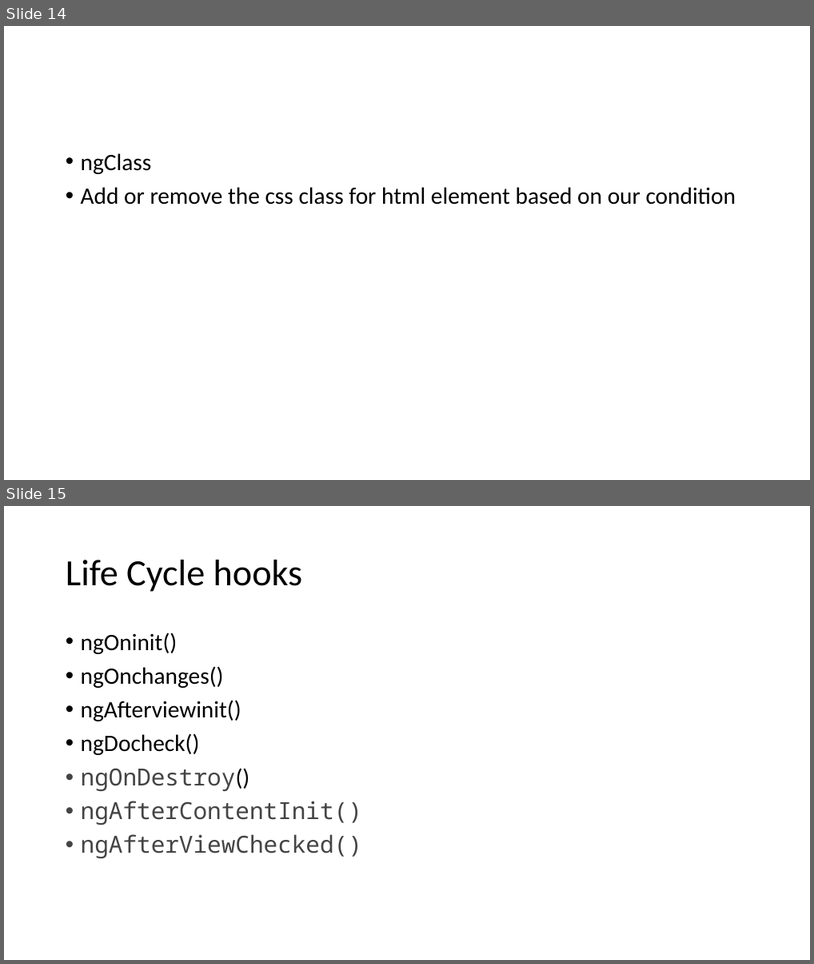
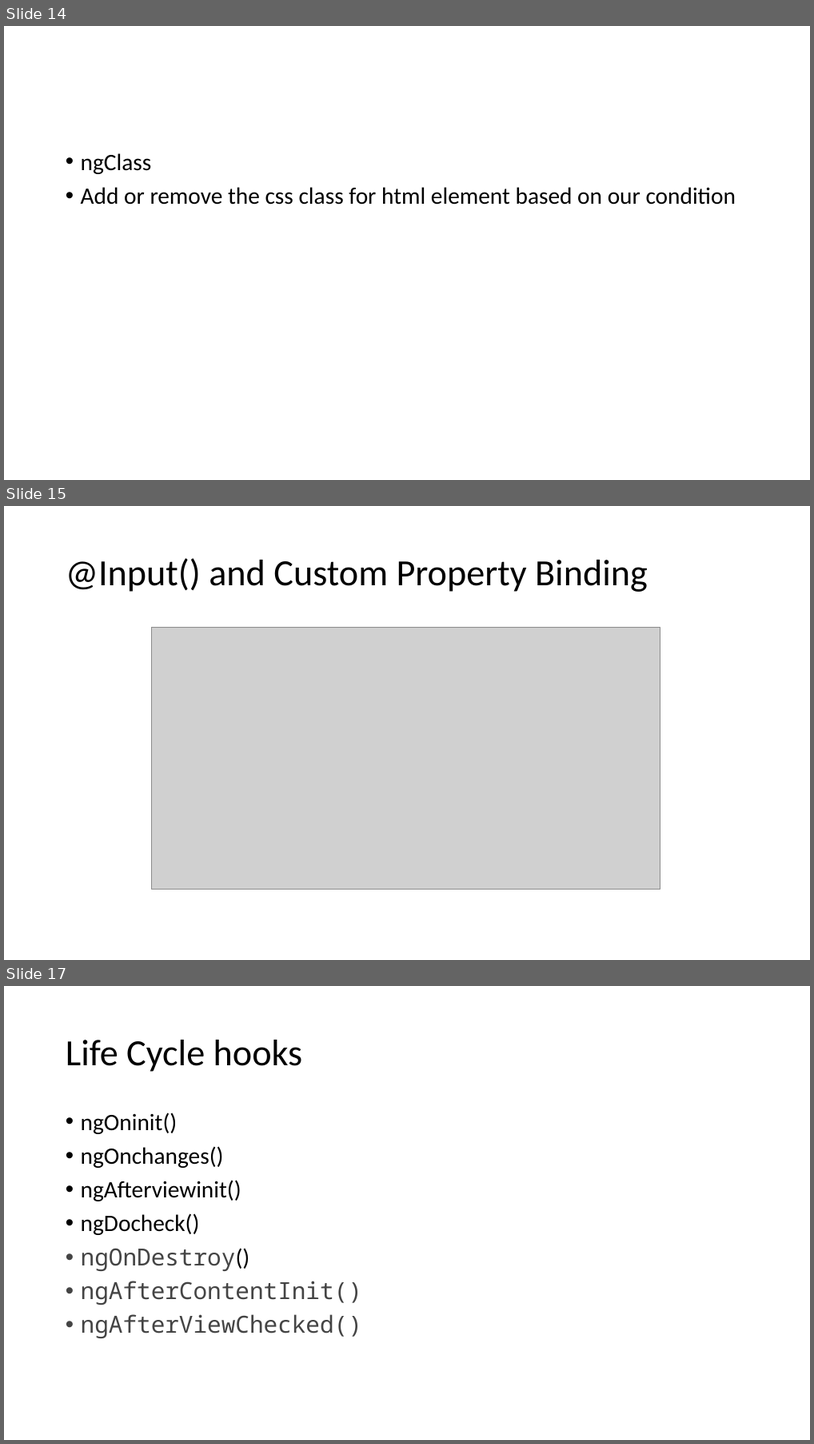
Before and after one commit to 00Maddy/angularDemo, a slide deck: ANGULAR.pptm. Shown one above the other, each under a label of ours: slides 14 and 15 before the commit, slides 14, 15 and 17 after it; the slides between them are not shown. The pictures are 814x964 and 814x1444 pixels, drawn with LibreOffice and Linux fonts; fonts in the diff are those of the drawing; grey boxes stand for pictures. Boxes give left, top, right and bottom in pixels: in the first picture for what was removed or moved away, otherwise in the second. Text is boxed around its words. In the diff, an @@ line names an element or a change of style, - is before the commit and + after.

```diff
--- a/ANGULAR.pptm
+++ b/ANGULAR.pptm
@@ slide 15 added at [4,506,810,960], background #FFFFFF @@
@@ title added at [66,558,648,592], 44 pt, text #000000 @@
+@Input() and Custom Property Binding
@@ picture added at [152,627,661,889] @@
@@ what was slide 15 is now slide 17 @@
```
Also in this commit, not shown: 1 other slide added.
